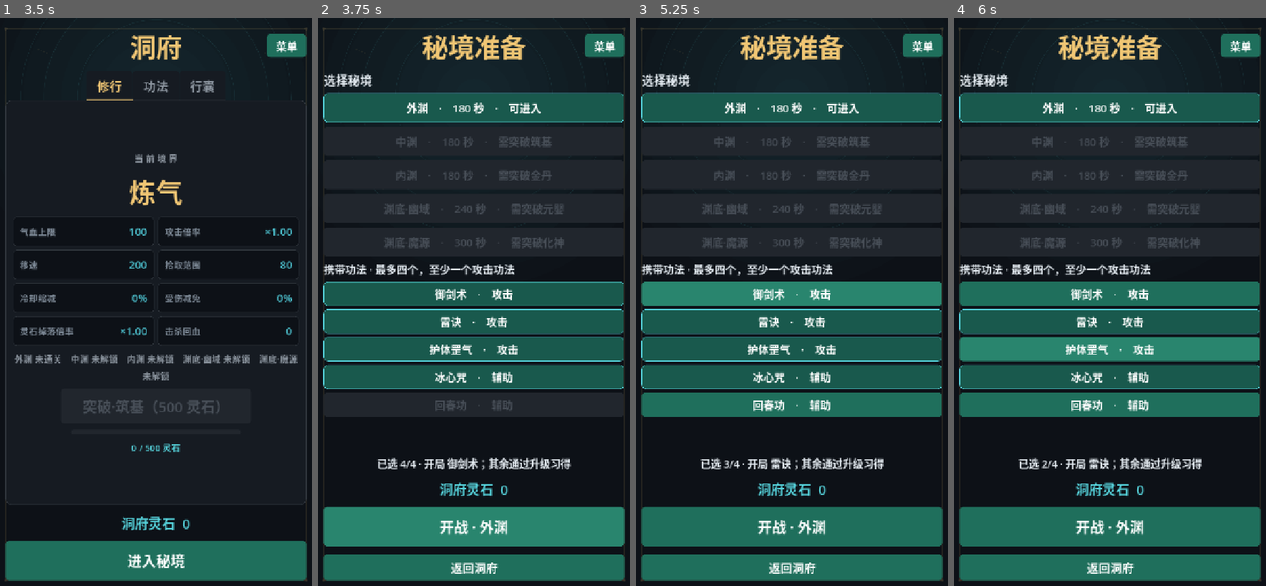
Above: before the commit, frames 1-4 (left to right).
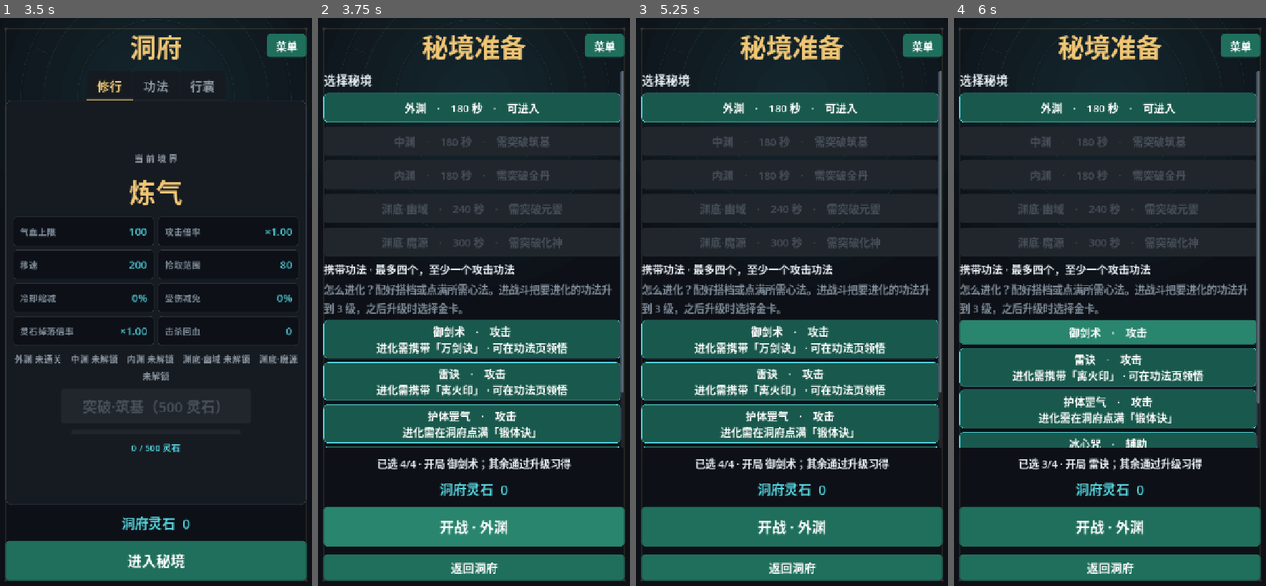
Above: after the commit, the same moments.

Repository: ql0xdev/wanmoyuan
Game: Godot game, scene res://scenes/ui/start_menu.tscn
Same seed, same stepped clock (60 frames per second), same inputs: the game is played once before the commit and once after it.
Inputs (mouse positions are in pixels of both pictures, inside the frame that each line leads up to):
- Up to frame 1 (3.5 s): click "开始修行" at 0.5 s; click "菜单" at 1.25 s; click "保存进度" at 2 s; click "关闭菜单" at 2.75 s
- Up to frame 2 (3.75 s): click "进入秘境" at 3.5 s
- Up to frame 3 (5.25 s): click "外渊 · 180 秒 · 可进入" at 4.25 s; click (792, 296) at 5 s, where only the run before the commit has a clickable "御剑术 · 攻击"
- Up to frame 4 (6 s): click (1106, 341) at 5.75 s, where only the run after the commit has a clickable "御剑术 · 攻击 进化需携带「万剑诀」 · 可在功法页领悟"

Frame 1 is identical in both runs. In frame 2, 20% of the frame differs, in the area x 1-98%, y 9-76%; in frame 3, 19%; in frame 4, 21%, in the area x 1-98%, y 9-80%.

Commit message:
完善 V4 功法进化提示并准备 GitHub 发布

Diff:
--- a/scenes/ui/cave_menu.gd
+++ b/scenes/ui/cave_menu.gd
@@ -300,6 +300,8 @@
 		button.pressed.connect(_choose_abyss.bind(abyss))
 		_abyss_buttons[abyss] = button
 	_add_label(_prep_options, "携带功法 · 最多四个，至少一个攻击功法", 24)
+	var guide := _add_label(_prep_options, "怎么进化？配好搭档或点满所需心法。进战斗把要进化的功法升到 3 级，之后升级时选择金卡。", 23)
+	guide.modulate = Look.MUTED
 	_skill_options = VBoxContainer.new()
 	_skill_options.add_theme_constant_override("separation", 8)
 	_prep_options.add_child(_skill_options)
@@ -337,7 +339,7 @@
 		var node: Dictionary = Catalog.SKILL_DATA[id]
 		var button := _add_button(_skill_options, 54)
 		button.toggle_mode = true
-		button.text = "%s　·　%s" % [node.name, "攻击" if node.attack else "辅助"]
+		button.autowrap_mode = TextServer.AUTOWRAP_WORD_SMART
 		button.tooltip_text = node.detail
 		button.pressed.connect(_toggle_skill.bind(id))
 		_loadout_buttons[id] = button
@@ -365,22 +367,35 @@
 		button.set_pressed_no_signal(id == _selected_abyss)
 		var context := "需突破%s" % Catalog.REALMS[abyss.realm].name if button.disabled else ("已通关" if SaveManager.has_cleared(id) else "可进入")
 		button.text = "%s　·　%d 秒　·　%s" % [abyss.name, abyss.duration, context]
-	var hints := {}
 	var passives := SaveManager.passive_levels()
+	var ready := {}
+	var partners := {}
 	for id: String in _loadout:
 		if Catalog.evolution_matches(id, _loadout, passives):
 			var evolution: Dictionary = Catalog.EVOLUTIONS[id]
-			hints[id] = true
+			ready[id] = true
 			if evolution.has("partner"):
-				hints[evolution.partner] = true
+				var names: PackedStringArray = partners.get(evolution.partner, PackedStringArray())
+				names.append(Catalog.SKILL_DATA[id].name)
+				partners[evolution.partner] = names
+	var learned := SaveManager.learned_skills()
 	for id: String in _loadout_buttons:
 		var button: Button = _loadout_buttons[id]
 		var selected := _loadout.has(id)
 		button.set_pressed_no_signal(selected)
 		button.disabled = not selected and _loadout.size() >= Catalog.MAX_LOADOUT
 		var data: Dictionary = Catalog.SKILL_DATA[id]
-		button.text = "%s　·　%s%s" % [data.name, "攻击" if data.attack else "辅助", "　·　可进化" if hints.has(id) else ""]
-		if hints.has(id):
+		var lines := PackedStringArray(["%s　·　%s" % [data.name, "攻击" if data.attack else "辅助"]])
+		if selected and Catalog.EVOLUTIONS.has(id):
+			var rule: Dictionary = Catalog.EVOLUTIONS[id]
+			if ready.has(id):
+				lines.append("局内升到 3 级，选金卡进化为「%s」" % rule.name)
+			lines.append(_evolution_requirement(rule, ready.has(id), learned))
+		if partners.has(id):
+			lines.append("%s的进化搭档 · 携带即可，无需升级" % "、".join(partners[id]))
+		button.text = "\n".join(lines)
+		button.custom_minimum_size.y = 54.0 + 32.0 * (lines.size() - 1)
+		if ready.has(id) or partners.has(id):
 			button.add_theme_stylebox_override("pressed", _evolution_card)
 			button.add_theme_stylebox_override("hover_pressed", _evolution_hover)
 			button.add_theme_color_override("font_pressed_color", Look.GOLD)
@@ -395,6 +410,18 @@
 	_enter.text = "开战 · %s" % Catalog.ABYSSES[_selected_abyss].name
 
 
+func _evolution_requirement(rule: Dictionary, met: bool, learned: Array) -> String:
+	if rule.has("partner"):
+		var name: String = Catalog.SKILL_DATA[rule.partner].name
+		if met:
+			return "搭档「%s」已携带" % name
+		if not learned.has(rule.partner):
+			return "进化需携带「%s」 · 可在功法页领悟" % name
+		return "进化需同时携带「%s」" % name
+	var passive := "任意一门心法" if rule.passive == "any" else "「%s」" % Catalog.PASSIVES[rule.passive].name
+	return "%s已满级" % passive if met else "进化需在洞府点满%s" % passive
+
+
 func _enter_battle() -> void:
 	if not _preparation.visible:
 		_show_preparation()
--- a/tests/v4.gd
+++ b/tests/v4.gd
@@ -29,13 +29,13 @@
 		return
 	var mode: String = args[0] if not args.is_empty() else ""
 	var rendering := DisplayServer.get_name() != "headless"
-	if mode in ["capture", "legacy", "stress"] and args.size() == 2 and rendering:
+	if mode in ["capture", "legacy", "stress", "loadout"] and args.size() == 2 and rendering:
 		_output = args[1]
 		if DirAccess.make_dir_recursive_absolute(_output) != OK:
 			quit(1)
 			return
 	elif mode not in ["full", "legacy"] and not (mode == "stress" and rendering):
-		printerr("用法：-- full | legacy | capture <输出目录> | stress")
+		printerr("用法：-- full | legacy | capture <输出目录> | stress | loadout <输出目录>")
 		quit(1)
 		return
 	create_timer(95.0, true, false, true).timeout.connect(func() -> void:
@@ -45,6 +45,11 @@
 	match mode:
 		"legacy": await _test_legacy()
 		"stress": await _test_stress()
+		"loadout":
+			_expect(_save.settle_run(140500, false) == OK, "配装截图测试资金")
+			for i in range(5):
+				_expect(_save.breakthrough() == OK, "配装截图解锁")
+			await _test_loadout_hints("选功法-条件已满足", "选功法-还缺搭档")
 		_:
 			_test_spawn_rules()
 			await _test_campaign()
@@ -283,7 +288,7 @@
 	await _capture("06-四阶段弹幕")
 
 
-func _test_evolutions() -> void:
+func _test_loadout_hints(matched := "15-配装金色提示", missing := "") -> void:
 	for id: String in ["sword_storm", "fire", "dash", "wisp", "bell", "shield"]:
 		_expect(_save.learn_skill(id) == OK, "正式领悟 " + id)
 	for i in range(3):
@@ -291,14 +296,31 @@
 	var cave := await _open_cave()
 	cave._loadout = ["sword", "sword_storm", "wisp"]
 	cave._show_preparation()
-	_expect("可进化" in cave._loadout_buttons.sword.text and "可进化" in cave._loadout_buttons.sword_storm.text
-		and "可进化" in cave._loadout_buttons.wisp.text, "组合与满级心法提示")
+	var buttons: Dictionary = cave._loadout_buttons
+	_expect("局内升到 3 级" in buttons.sword.text and "金卡进化为「万剑归宗」" in buttons.sword.text
+		and "搭档「万剑诀」已携带" in buttons.sword.text
+		and buttons.sword.get_theme_stylebox("pressed") == cave._evolution_card, "明确说明御剑术在局内如何进化")
+	_expect("御剑术的进化搭档 · 携带即可，无需升级" in buttons.sword_storm.text
+		and "选金卡" not in buttons.sword_storm.text, "搭档不误标为进化主体")
+	_expect("九幽焚天" in buttons.wisp.text and "「凝神诀」已满级" in buttons.wisp.text, "满级心法标出姓名和进化结果")
 	await process_frame
-	cave._preparation.scroll_vertical = 400
-	await _capture("15-配装金色提示")
+	cave._preparation.scroll_vertical = 410
+	await _capture(matched)
 	cave._toggle_skill("sword_storm")
-	_expect("可进化" not in cave._loadout_buttons.sword.text, "取消搭档立即清除提示")
-
+	_expect("进化需同时携带「万剑诀」" in buttons.sword.text and "选金卡" not in buttons.sword.text
+		and not buttons.sword.has_theme_stylebox_override("pressed")
+		and "搭档" not in buttons.sword_storm.text, "取消搭档后去掉金边并指出所缺条件")
+	await _capture(missing)
+	_expect("进化需在洞府点满「锻体诀」" in cave._evolution_requirement(Catalog.EVOLUTIONS.orbs, false, []), "指出缺少的局外心法")
+	cave._loadout = ["bell", "shield", "heal"]
+	cave._refresh_preparation()
+	_expect("玄武降世" in buttons.shield.text and "回春功" in buttons.shield.text
+		and "摄魂铃的进化搭档" in buttons.shield.text, "同一张卡能同时说明进化主体与搭档两个身份")
+	_expect("生生不息" in buttons.heal.text and "任意一门心法已满级" in buttons.heal.text, "任一满级心法的条件读得懂")
+
+
+func _test_evolutions() -> void:
+	await _test_loadout_hints()
 	# 正式总点数不足以点满所有心法，这里按进化路线分别用测试夹具提供搭档，
 	# 而非放宽正式存档、领悟成本或装备上限。
 	var valid_passives := {"body": 5, "spirit": 5, "wind": 3, "focus": 3}
Not shown, changed: export_presets.cfg
Not shown, changed: docs/Android-USB部署.md
Not shown, changed: docs/V4-验收.md
